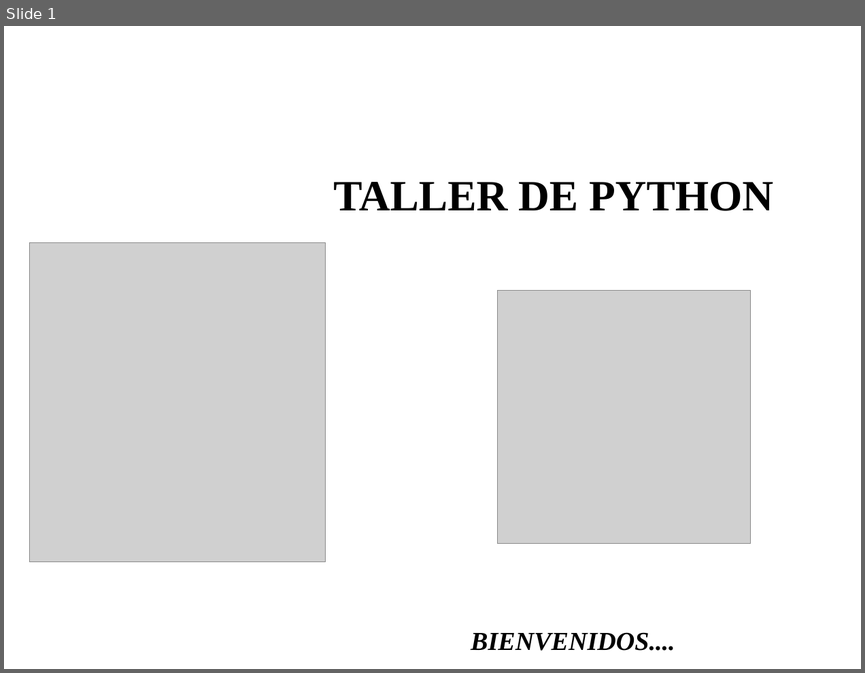
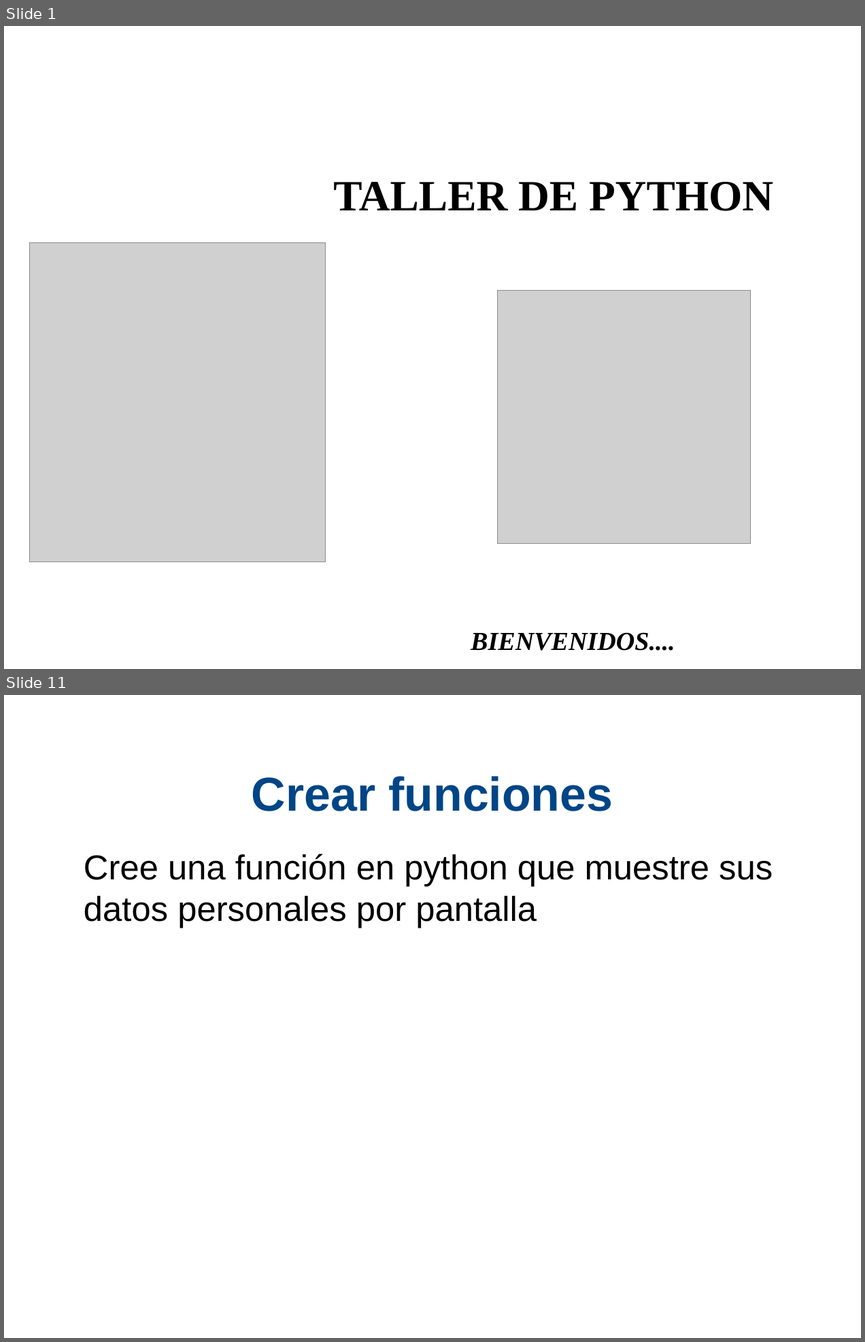
Before and after one commit to xDavidPM/Taller-Python, a slide deck: Python diapositiva dia 2.odp. Shown one above the other, each under a label of ours: slide 1 before the commit, slides 1 and 11 after it; the slides between them are not shown. The pictures are 865x673 and 865x1342 pixels, drawn with LibreOffice and Linux fonts; fonts in the diff are those of the drawing; grey boxes stand for pictures; background and template pictures are left out. Boxes give left, top, right and bottom in pixels: in the first picture for what was removed or moved away, otherwise in the second. Text is boxed around its words. In the diff, an @@ line names an element or a change of style, - is before the commit and + after.

```diff
--- a/Python diapositiva dia 2.odp
+++ b/Python diapositiva dia 2.odp
@@ slide 11 added at [4,695,861,1338], background #FFFFFF @@
@@ title added at [252,776,613,811], 44 pt, text #004586, bold @@
+Crear funciones
@@ text added at [84,853,772,928], 32 pt, text #000000 @@
+Cree una función en python que muestre sus datos personales por pantalla
```
Also in this commit, not shown: 1 slide changed, 13 other slides added, 3 other files.
